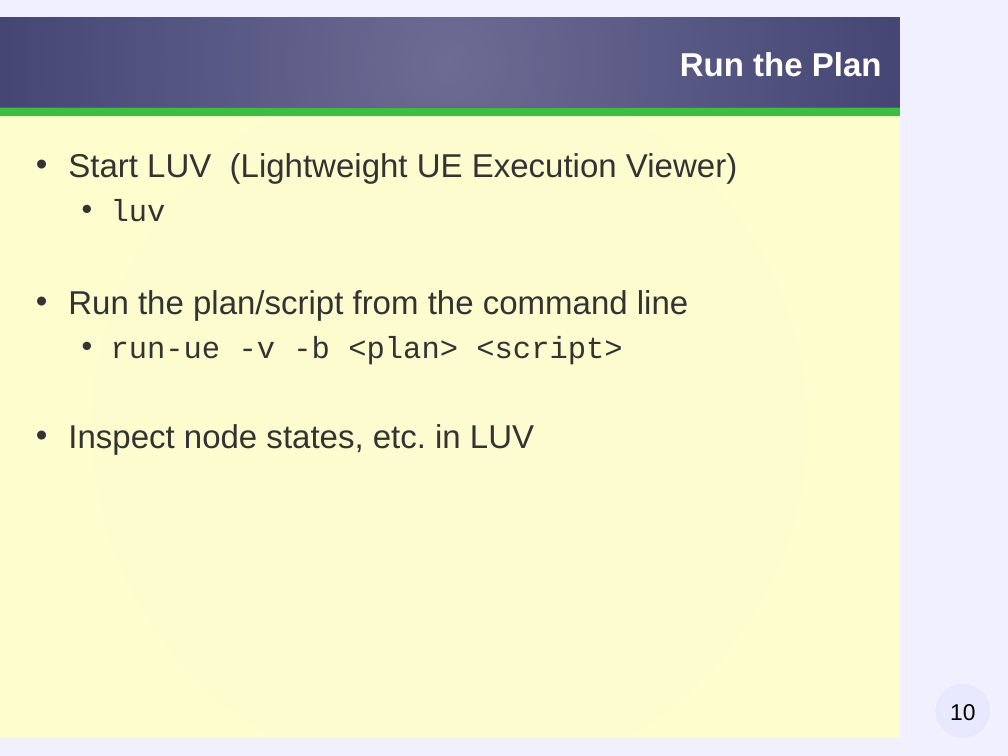
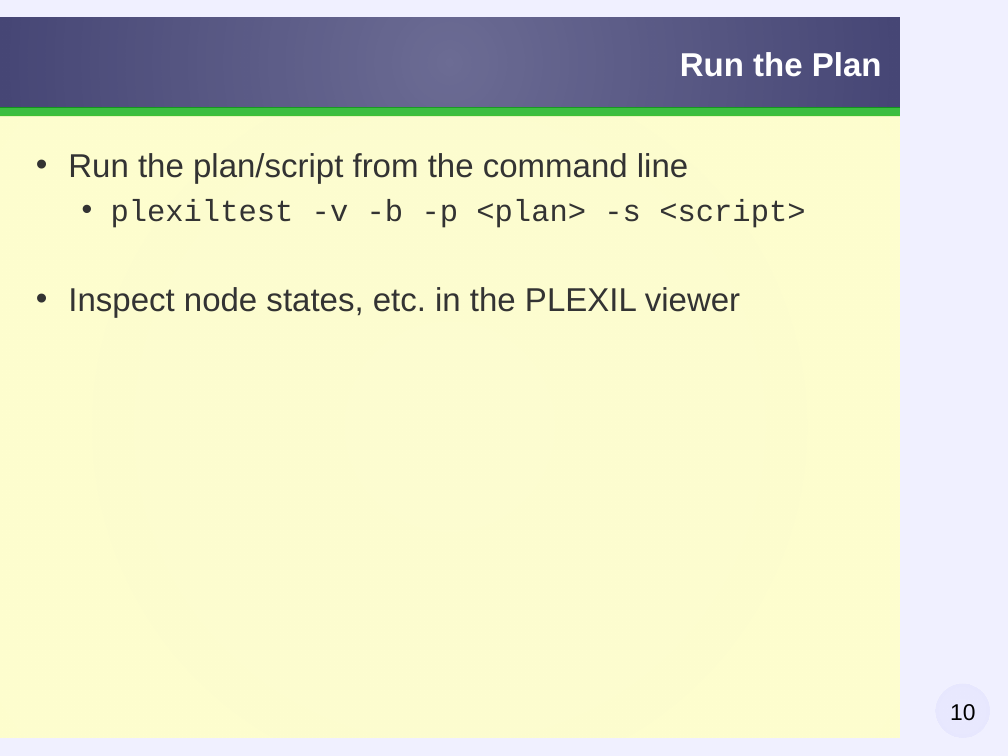
Before and after one commit to taless474/plexil, a slide deck: slide 10 of workshop/slides/plexil-workshop-exercise1.odp. Drawn at 1008x756 pixels with LibreOffice and Linux fonts; fonts in the diff are those of the drawing; background and template pictures are left out. Boxes give left, top, right and bottom in pixels: in the first picture for what was removed or moved away, otherwise in the second. Text is boxed around its words. In the diff, an @@ line names an element or a change of style, - is before the commit and + after.

Commit message:
revised for Plexil 1.5

```diff
--- a/workshop/slides/plexil-workshop-exercise1.odp
+++ b/workshop/slides/plexil-workshop-exercise1.odp
@@ text at (x1=68, y1=153, x2=737, y2=222): paragraphs removed @@
-• Start LUV (Lightweight UE Execution Viewer)
-  • luv
@@ text at (x1=68, y1=199, x2=805, y2=318): text changed @@
-  • run-ue -v -b <plan> <script>
-• Inspect node states, etc. in LUV
+  • plexiltest -v -b -p <plan> -s <script>
+• Inspect node states, etc. in the PLEXIL viewer
```
Also in this commit, not shown: 6 other slides changed, 1 other file.
